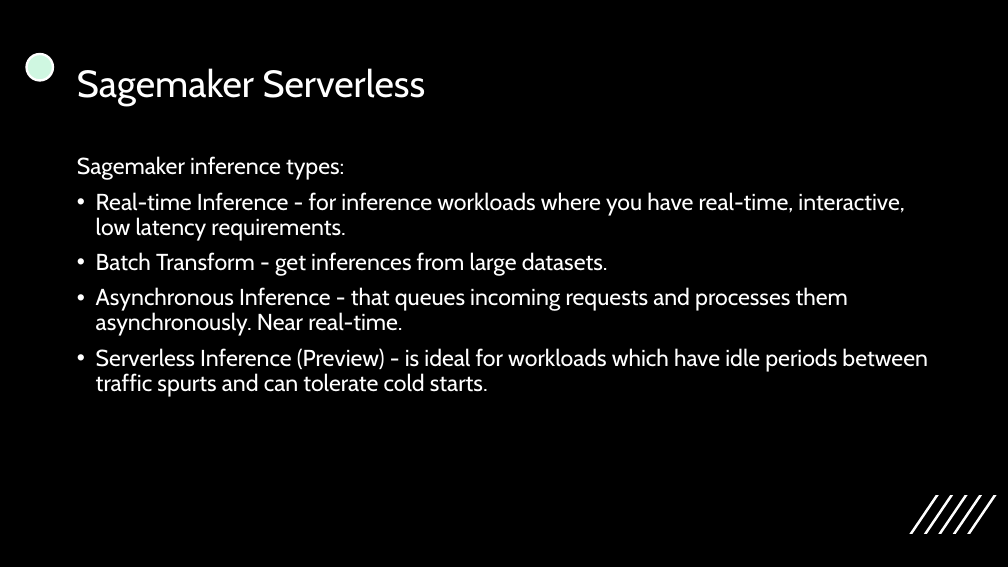
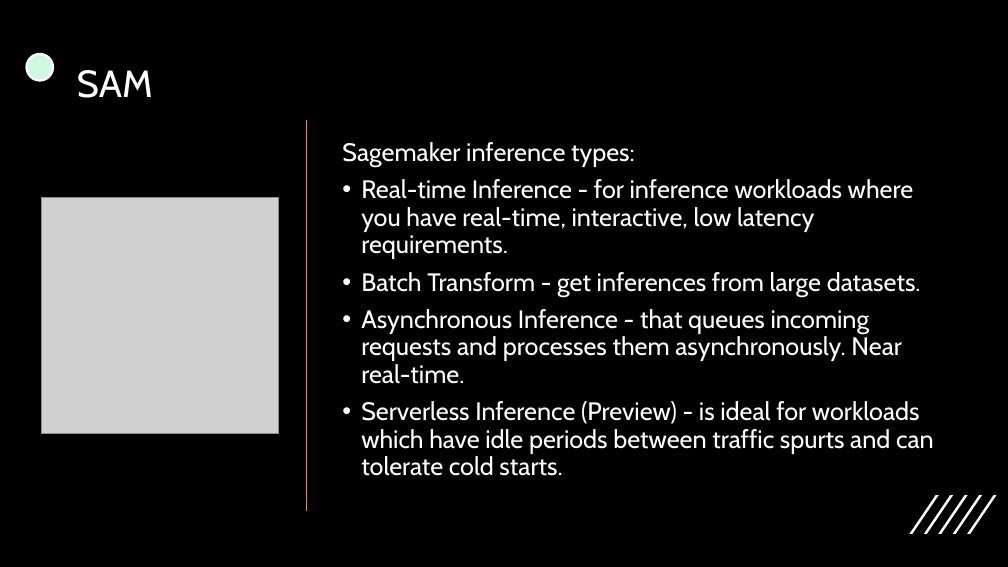
Before and after one commit to bismillahkani/AWS-Serverless-AI, a slide deck: slide 6 of serverless-workshop.pptx. Drawn at 1008x567 pixels with LibreOffice and Linux fonts; fonts in the diff are those of the drawing; grey boxes stand for pictures. Boxes give left, top, right and bottom in pixels: in the first picture for what was removed or moved away, otherwise in the second. Text is boxed around its words. In the diff, an @@ line names an element or a change of style, - is before the commit and + after.

```diff
--- a/serverless-workshop.pptx
+++ b/serverless-workshop.pptx
@@ title at [77, 70, 153, 98]: text changed @@
-Sagemaker Serverless
+SAM
@@ line added from (306, 119) to (306, 512), #EA9600 1.5 pt @@
@@ text "Sagemaker inference types:": place and size @@
-text "Sagemaker inference types:" at [77, 156, 927, 397]
+text "Sagemaker inference types:" at [342, 142, 934, 476]
@@ text "Sagemaker inference types:" at [342, 142, 934, 476]: size 22 to 24 pt @@
@@ picture added at [42, 197, 278, 433] @@
```
Also in this commit, not shown: 5 other slides changed, 1 slide added.
